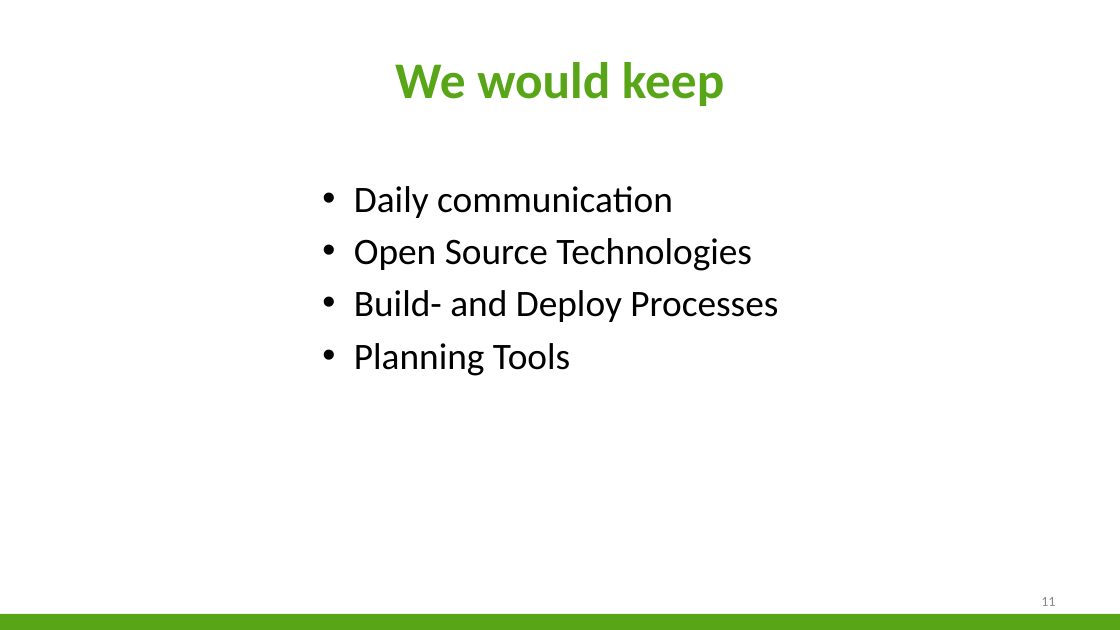
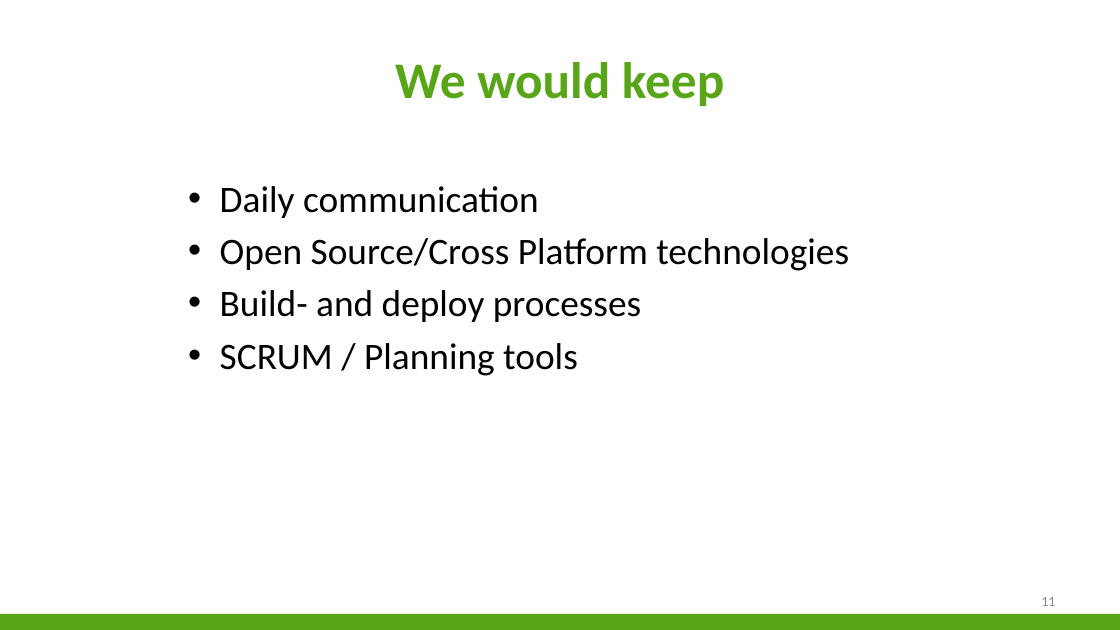
Before and after one commit to niekvandael/iTalent, a slide deck: slide 11 of italent/documents/english/EnglishPresentation.pptx. Drawn at 1120x630 pixels with LibreOffice and Linux fonts; fonts in the diff are those of the drawing; background and template pictures are left out. Boxes give left, top, right and bottom in pixels: in the first picture for what was removed or moved away, otherwise in the second. Text is boxed around its words. In the diff, an @@ line names an element or a change of style, - is before the commit and + after.

```diff
--- a/italent/documents/english/EnglishPresentation.pptx
+++ b/italent/documents/english/EnglishPresentation.pptx
@@ text "Daily communication": place and size @@
-text "Daily communication" at box(354, 186, 778, 376)
+text "Daily communication" at box(220, 186, 849, 376)
@@ text at box(220, 238, 849, 376): text changed @@
-• Open Source Technologies
-• Build- and Deploy Processes
-• Planning Tools
+• Open Source/Cross Platform technologies
+• Build- and deploy processes
+• SCRUM / Planning tools
```
Also in this commit, not shown: 8 other slides changed, 3 other files.
